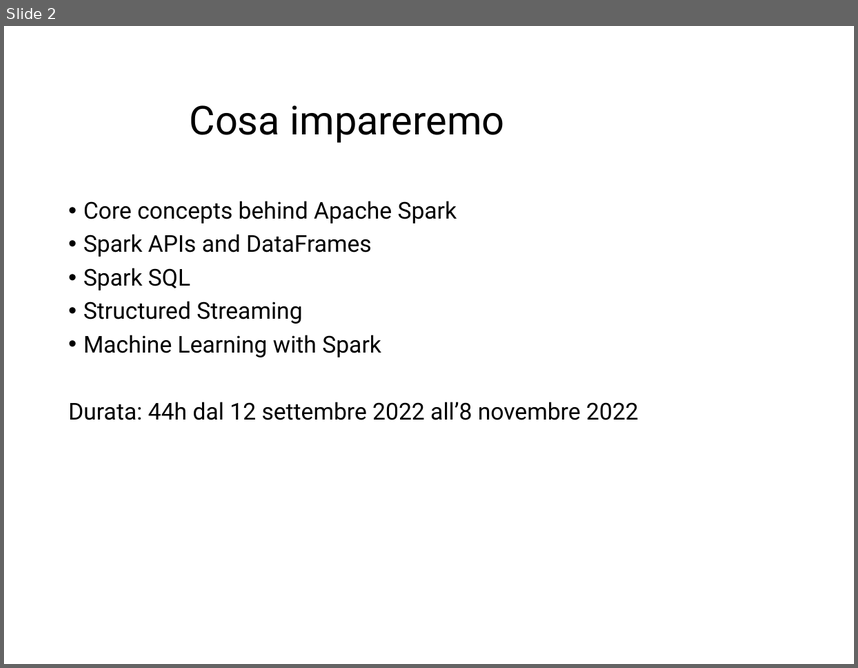
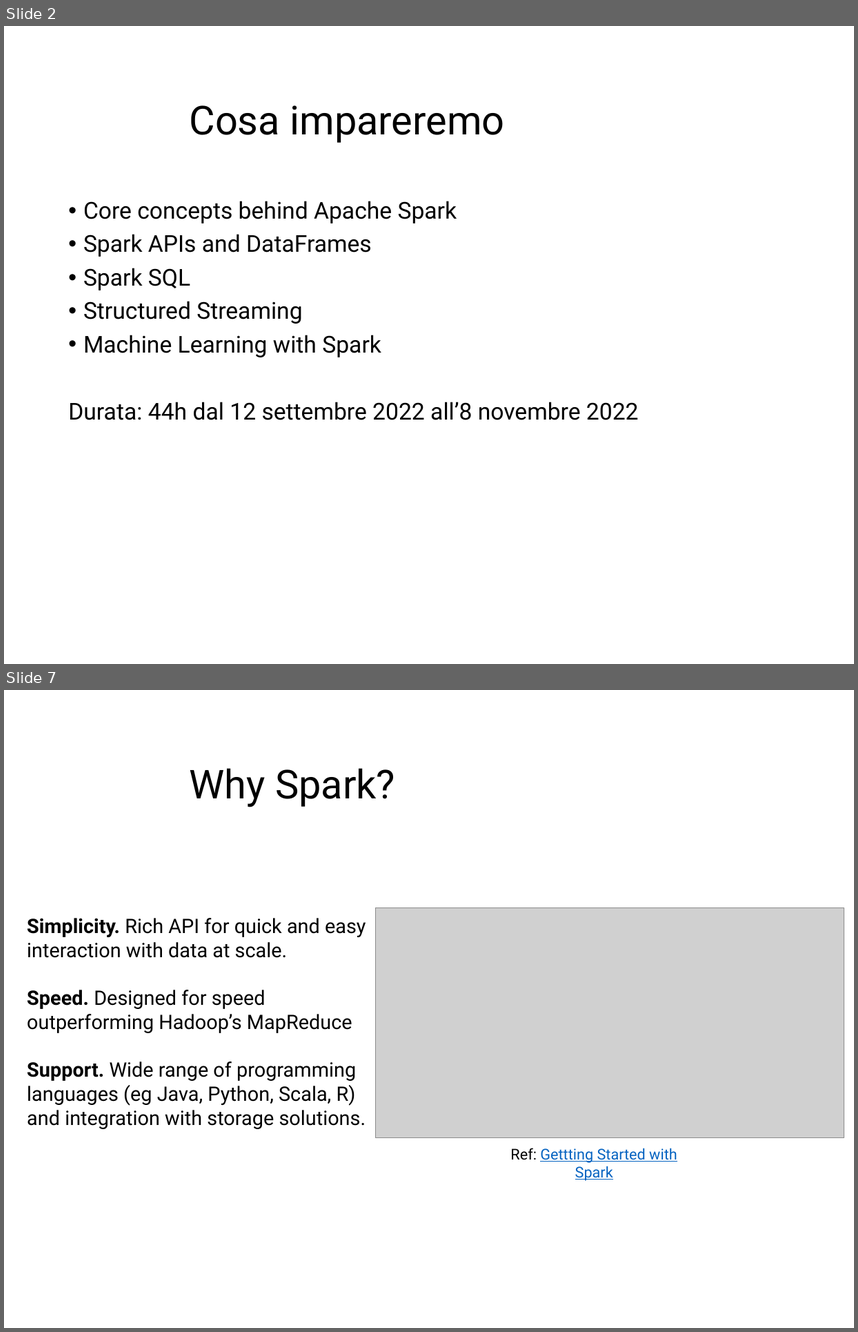
Before and after one commit to Marco-Santoni/databricks-from-scratch, a slide deck: training-spark/0_Intro_v1.pptx. Shown one above the other, each under a label of ours: slide 2 before the commit, slides 2 and 7 after it; the slides between them are not shown. The pictures are 858x668 and 858x1332 pixels, drawn with LibreOffice and Linux fonts; fonts in the diff are those of the drawing; grey boxes stand for pictures; background and template pictures are left out. Boxes give left, top, right and bottom in pixels: in the first picture for what was removed or moved away, otherwise in the second. Text is boxed around its words. In the diff, an @@ line names an element or a change of style, - is before the commit and + after.

```diff
--- a/training-spark/0_Intro_v1.pptx
+++ b/training-spark/0_Intro_v1.pptx
@@ slide 7 added at (4, 690, 854, 1328), background #FFFFFF @@
@@ title added at (190, 768, 395, 807), 48 pt, text #000000 @@
+Why Spark?
@@ picture added at (376, 907, 844, 1137) @@
@@ text added at (27, 918, 366, 1129), 24 pt, text #000000 @@
+Simplicity. Rich API for quick and easy interaction with data at scale.
+Speed. Designed for speed outperforming Hadoop’s MapReduce
+Support. Wide range of programming languages (eg Java, Python, Scala, R) and integration with storage solutions.
@@ text added at (510, 1147, 677, 1181), 18 pt, text #0563C1, underline @@
+Ref: Gettting Started with Spark
```
Also in this commit, not shown: 2 slides changed, 11 other slides added, 1 slide removed.
